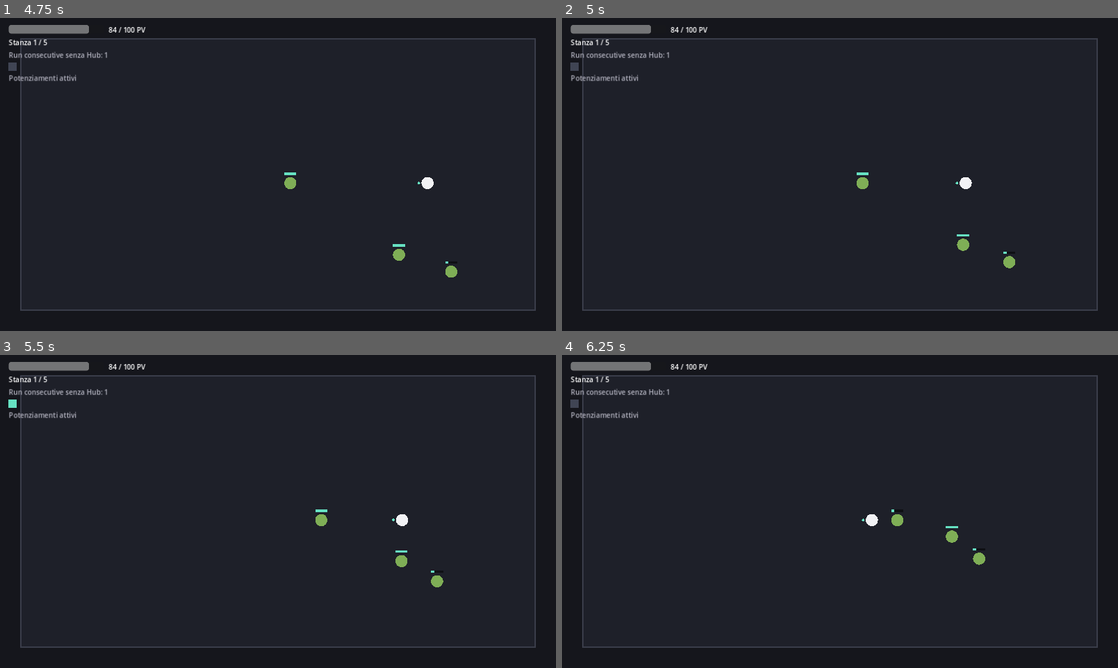
Above: before the commit, frames 1-4 (two rows, left to right).
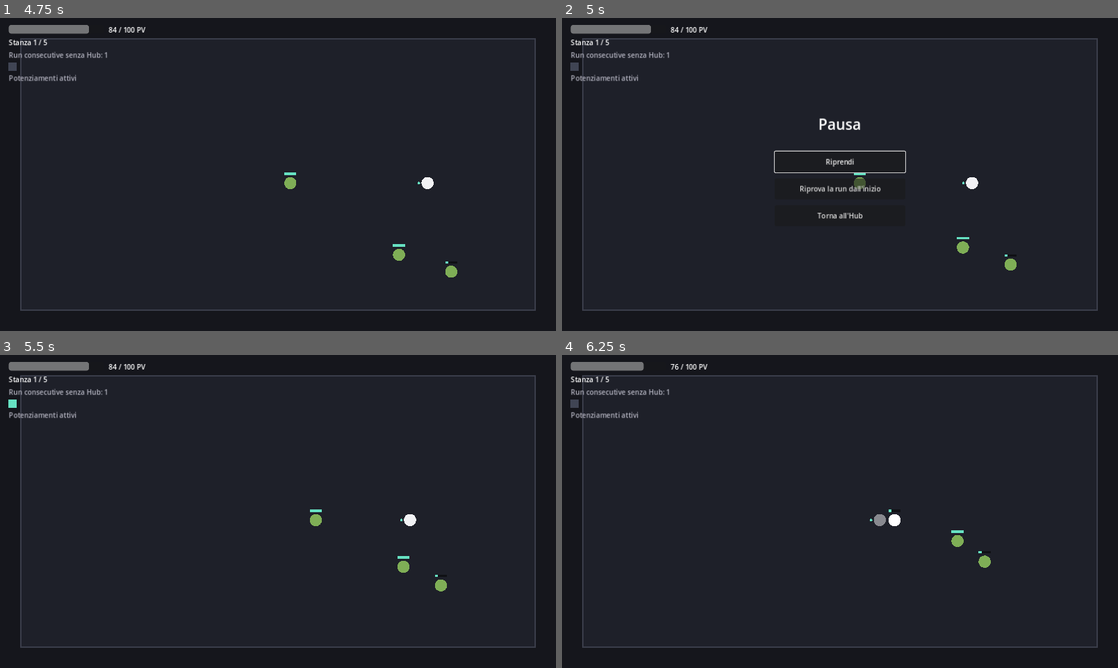
Above: after the commit, the same moments.

Repository: XandredKaze/Scatto
Game: Godot game, scene res://scenes/Main.tscn
Two runs of this game, one before a commit and one after it. Both use one fixed random seed, a clock stepped at 60 frames per second and the inputs below.
Inputs (mouse positions are in pixels of both pictures, inside the frame that each line leads up to):
- Up to frame 1 (4.75 s): click "Inizia Run" at 0.5 s; tap Enter (ui_accept) at 1.25, 1.52, 2.27, 3.77, 4.52 s; move the mouse to (400, 158) at 1.27 s; hold D (move_right) 1.28-2.03 s; tap Space (dash) at 1.35, 2.1, 3.05, 3.8, 4.55 s; click (400, 158) at 1.42 s; move the mouse to (166, 190) at 2.02 s; hold S (move_down) 2.03-2.78 s; move the mouse to (333, 105) at 2.77 s; hold D (move_right) 2.78-3.53 s; tap Shift at 2.85 s; move the mouse to (250, 237) at 3.52 s; hold W (move_up) 3.53-4.28 s; tap G at 3.6 s; click (250, 237) at 3.67 s; move the mouse to (444, 221) at 4.27 s; hold A (move_left) from 4.28 s (still down); tap K at 4.35 s
- Up to frame 2 (5 s): keep holding A (move_left); tap Escape (ui_cancel) at 4.9 s
- Up to frame 3 (5.5 s): release A (move_left) at 5 s; click (278, 498) at 5 s, where only the run after the commit has a clickable "Riprendi"
- Up to frame 4 (6.25 s): move the mouse to (673, 464) at 5.77 s; hold A (move_left) from 5.78 s (still down); tap B at 5.85 s; tap Enter (ui_accept) at 6.02 s; tap Space (dash) at 6.05 s

Frame 1 is identical in both runs. In frame 2, 0.9% of the frame differs, in the area x 38-82%, y 32-81%; in frame 3, 0.4%; in frame 4, 0.5%.

Commit message:
Aggiunge la pausa durante la run con menu navigabile da controller
Nuovo PauseScreen.gd, apribile con Esc o il tasto Start/Opzioni del
controller (nuova azione "pause" in InputSetup.gd) in qualsiasi momento
di gioco attivo, tranne sopra un altro overlay modale già aperto (scelta
potenziamento, fine run, game over). Ferma la simulazione tramite
get_tree().paused, ma il menu stesso usa PROCESS_MODE_ALWAYS per restare
interattivo mentre tutto il resto (giocatore, nemici, boss) si congela.

Offre le tre azioni richieste:
- Riprendi: toglie la pausa esattamente da dove si era.
- Riprova la run dall'inizio: Player.snapshot_stats()/restore_stats()
  catturano lo stato del giocatore all'inizio di ogni run (in
  Run._start_run_common) e lo ripristinano, riportando alla stanza 1
  senza i potenziamenti presi nel frattempo in questo tentativo.
- Torna all'Hub: riusa il percorso già esistente verso l'Hub.

Run._on_hub_pressed() e Main._show_hub() tolgono sempre la pausa in modo
difensivo, cosí nessun percorso di ritorno all'Hub può lasciare l'intero
gioco bloccato in pausa.

Aggiunge test di regressione in SmokeTest.gd per apertura/chiusura della
pausa, il blocco sopra altri overlay, "Torna all'Hub" e "Riprova
dall'inizio". Nello scriverli ho scoperto che i lambda di GDScript
catturano le variabili locali per valore (una riassegnazione diretta al
loro interno non è visibile fuori): non è un problema nel codice di
gioco esistente (dove i lambda leggono o mutano proprietà di oggetti,
mai riassegnano una variabile catturata), ma ha richiesto un Array come
flag nel test stesso.

Diff:
--- a/scripts/Main.gd
+++ b/scripts/Main.gd
@@ -16,6 +16,9 @@
 		_show_hub()
 
 func _show_hub() -> void:
+	# Rete di sicurezza: qualunque cosa abbia lasciato l'albero in pausa
+	# (es. si torna all'Hub dal menu di pausa) non deve congelare l'Hub.
+	get_tree().paused = false
 	_clear_world()
 	var hub := Hub.new()
 	hub.start_run_requested.connect(_on_start_run_requested)
--- a/scripts/core/InputSetup.gd
+++ b/scripts/core/InputSetup.gd
@@ -21,6 +21,7 @@
 	_ensure_dash()
 	_ensure_joypad_button_on_action("ui_accept", JOY_BUTTON_A)
 	_ensure_joypad_button_on_action("ui_cancel", JOY_BUTTON_B)
+	_ensure_pause()
 
 static func _ensure_move_axis(action: String, key1: Key, key2: Key, axis: JoyAxis, axis_value: float, dpad_button: JoyButton) -> void:
 	if InputMap.has_action(action):
@@ -61,6 +62,19 @@
 	joy_btn.button_index = JOY_BUTTON_A
 	InputMap.action_add_event("dash", joy_btn)
 
+static func _ensure_pause() -> void:
+	if InputMap.has_action("pause"):
+		return
+	InputMap.add_action("pause")
+
+	var esc := InputEventKey.new()
+	esc.physical_keycode = KEY_ESCAPE
+	InputMap.action_add_event("pause", esc)
+
+	var start_btn := InputEventJoypadButton.new()
+	start_btn.button_index = JOY_BUTTON_START
+	InputMap.action_add_event("pause", start_btn)
+
 static func _ensure_joypad_button_on_action(action: String, button: JoyButton) -> void:
 	if not InputMap.has_action(action):
 		return
--- a/scripts/entities/Player.gd
+++ b/scripts/entities/Player.gd
@@ -77,6 +77,44 @@
 	hit_iframe_timer = 0.0
 	hit_enemies_this_dash.clear()
 	active_powerups.clear()
+	alive = true
+
+func snapshot_stats() -> Dictionary:
+	return {
+		"speed_mult": speed_mult,
+		"dash_damage_bonus": dash_damage_bonus,
+		"dash_distance_mult": dash_distance_mult,
+		"dash_cooldown_mult": dash_cooldown_mult,
+		"max_dash_charges": max_dash_charges,
+		"extra_iframes": extra_iframes,
+		"has_contrattacco": has_contrattacco,
+		"has_furia": has_furia,
+		"has_shockwave": has_shockwave,
+		"max_hp": max_hp,
+		"hp": hp,
+		"active_powerups": active_powerups.duplicate(),
+	}
+
+func restore_stats(snapshot: Dictionary) -> void:
+	speed_mult = snapshot.speed_mult
+	dash_damage_bonus = snapshot.dash_damage_bonus
+	dash_distance_mult = snapshot.dash_distance_mult
+	dash_cooldown_mult = snapshot.dash_cooldown_mult
+	max_dash_charges = snapshot.max_dash_charges
+	dash_charges = snapshot.max_dash_charges
+	charge_regen_timer = 0.0
+	extra_iframes = snapshot.extra_iframes
+	has_contrattacco = snapshot.has_contrattacco
+	has_furia = snapshot.has_furia
+	has_shockwave = snapshot.has_shockwave
+	max_hp = snapshot.max_hp
+	hp = snapshot.hp
+	active_powerups = snapshot.active_powerups.duplicate()
+	facing = Vector2.UP
+	is_dashing = false
+	dash_timer = 0.0
+	hit_iframe_timer = 0.0
+	hit_enemies_this_dash.clear()
 	alive = true
 
 func dash_cooldown() -> float:
--- a/scripts/screens/Run.gd
+++ b/scripts/screens/Run.gd
@@ -23,6 +23,7 @@
 var room_number := 1
 var streak_run_index := 0
 var room_cleared := false
+var run_start_snapshot: Dictionary = {}
 
 var arena_rect: Rect2
 var exit_position: Vector2
@@ -41,6 +42,7 @@
 var powerup_choice_screen: PowerupChoiceScreen
 var run_complete_screen: RunCompleteScreen
 var game_over_screen: GameOverScreen
+var pause_screen: PauseScreen
 
 func _ready() -> void:
 	rng.randomize()
@@ -92,6 +94,12 @@
 	game_over_screen.hub_pressed.connect(_on_hub_pressed)
 	ui_layer.add_child(game_over_screen)
 
+	pause_screen = PauseScreen.new()
+	pause_screen.run = self
+	pause_screen.hub_pressed.connect(_on_hub_pressed)
+	pause_screen.retry_pressed.connect(_retry_run)
+	ui_layer.add_child(pause_screen)
+
 func _spawn_player() -> void:
 	player = Player.new()
 	player.arena_bounds = arena_rect
@@ -115,6 +123,13 @@
 
 func _start_run_common() -> void:
 	SaveManager.record_run_start()
+	room_number = 1
+	current_boss = null
+	run_start_snapshot = player.snapshot_stats()
+	_generate_room(1)
+
+func _retry_run() -> void:
+	player.restore_stats(run_start_snapshot)
 	room_number = 1
 	current_boss = null
 	_generate_room(1)
@@ -325,6 +340,7 @@
 	_continue_streak()
 
 func _on_hub_pressed() -> void:
+	get_tree().paused = false
 	return_to_hub_requested.emit()
 
 func _clear_container(container: Node) -> void:
--- /dev/null
+++ b/scripts/ui/PauseScreen.gd
@@ -0,0 +1,91 @@
+class_name PauseScreen
+extends Control
+
+# Menu di pausa raggiungibile durante una run con Esc o il tasto Start/
+# Opzioni del controller. Ferma la simulazione di gioco (get_tree().paused)
+# ma resta interattivo grazie a PROCESS_MODE_ALWAYS: senza questo, una
+# volta in pausa nessun nodo (compreso questo menu) riceverebbe più input,
+# e non si potrebbe più uscire dalla pausa.
+#
+# Offre le tre azioni richieste: riprendere la run esattamente da dove
+# era stata messa in pausa, riprovarla dall'inizio (stessa run, stato del
+# giocatore riportato a come era all'inizio di QUESTA run) oppure
+# abbandonarla e tornare all'Hub.
+
+signal hub_pressed
+signal retry_pressed
+
+var run: Node = null
+var resume_btn: Button
+
+func _ready() -> void:
+	process_mode = Node.PROCESS_MODE_ALWAYS
+	set_anchors_preset(Control.PRESET_FULL_RECT)
+	hide()
+
+	var bg := ColorRect.new()
+	bg.color = Color8(10, 11, 15, 255)
+	bg.set_anchors_preset(Control.PRESET_FULL_RECT)
+	add_child(bg)
+
+	var vbox := VBoxContainer.new()
+	vbox.position = Vector2(490, 220)
+	vbox.custom_minimum_size = Vector2(300, 0)
+	vbox.alignment = BoxContainer.ALIGNMENT_CENTER
+	vbox.add_theme_constant_override("separation", 14)
+	add_child(vbox)
+
+	var title := Label.new()
+	title.text = "Pausa"
+	title.horizontal_alignment = HORIZONTAL_ALIGNMENT_CENTER
+	title.custom_minimum_size = Vector2(300, 0)
+	title.add_theme_font_size_override("font_size", 34)
+	vbox.add_child(title)
+
+	var spacer := Control.new()
+	spacer.custom_minimum_size = Vector2(0, 10)
+	vbox.add_child(spacer)
+
+	resume_btn = Button.new()
+	resume_btn.text = "Riprendi"
+	resume_btn.custom_minimum_size = Vector2(280, 48)
+	resume_btn.pressed.connect(_close)
+	vbox.add_child(resume_btn)
+
+	var retry_btn := Button.new()
+	retry_btn.text = "Riprova la run dall'inizio"
+	retry_btn.custom_minimum_size = Vector2(280, 48)
+	retry_btn.pressed.connect(func():
+		_close()
+		retry_pressed.emit()
+	)
+	vbox.add_child(retry_btn)
+
+	var hub_btn := Button.new()
+	hub_btn.text = "Torna all'Hub"
+	hub_btn.custom_minimum_size = Vector2(280, 48)
+	hub_btn.pressed.connect(func():
+		_close()
+		hub_pressed.emit()
+	)
+	vbox.add_child(hub_btn)
+
+func _process(_delta: float) -> void:
+	if Input.is_action_just_pressed("pause"):
+		if visible:
+			_close()
+		else:
+			_open()
+
+func _open() -> void:
+	# Non aprire la pausa sopra un altro overlay modale già attivo
+	# (scelta potenziamento, fine run, game over).
+	if run != null and (run.powerup_choice_screen.visible or run.run_complete_screen.visible or run.game_over_screen.visible):
+		return
+	get_tree().paused = true
+	show()
+	resume_btn.grab_focus()
+
+func _close() -> void:
+	get_tree().paused = false
+	hide()
--- a/tests/SmokeTest.gd
+++ b/tests/SmokeTest.gd
@@ -20,6 +20,7 @@
 	await _test_boss_attack_patterns()
 	await _test_tutorial_screen_has_no_spoilers()
 	await _test_hud_debug_golden_button()
+	await _test_pause_menu()
 
 	SaveManager.reset_all()
 
@@ -185,6 +186,96 @@
 		if found != null:
 			return found
 	return null
+
+func _test_pause_menu() -> void:
+	print("--- Test menu di pausa (riprendi / riprova / torna all'Hub) ---")
+	_assert(_action_has_joypad_button("pause", JOY_BUTTON_START), "l'azione pause non ha un binding per il tasto Start del controller")
+
+	var pause_run := Run.new()
+	add_child(pause_run)
+	pause_run.begin_new_streak()
+
+	_assert(not get_tree().paused, "il gioco non dovrebbe partire in pausa")
+	_assert(not pause_run.pause_screen.visible, "il menu di pausa non dovrebbe essere visibile all'avvio")
+
+	# Apertura: Esc (azione "pause") deve mettere in pausa e mostrare il menu.
+	await _tap_key(KEY_ESCAPE)
+	_assert(get_tree().paused, "Esc non ha messo in pausa il gioco")
+	_assert(pause_run.pause_screen.visible, "Esc non ha mostrato il menu di pausa")
+	_assert(pause_run.pause_screen.resume_btn.has_focus(), "'Riprendi' non ha il focus quando si apre la pausa")
+
+	# Chiusura con lo stesso tasto: deve riprendere.
+	await _tap_key(KEY_ESCAPE)
+	_assert(not get_tree().paused, "Esc non ha tolto la pausa")
+	_assert(not pause_run.pause_screen.visible, "Esc non ha nascosto il menu di pausa")
+
+	# Non deve aprirsi sopra un altro overlay modale già attivo.
+	pause_run.powerup_choice_screen.show()
+	await _tap_key(KEY_ESCAPE)
+	_assert(not get_tree().paused, "la pausa non dovrebbe aprirsi sopra la scelta del potenziamento")
+	pause_run.powerup_choice_screen.hide()
+
+	# "Torna all'Hub": deve togliere la pausa ed emettere return_to_hub_requested.
+	# Un Array (tipo per riferimento) invece di un bool: i lambda di
+	# GDScript catturano le variabili locali per valore, quindi una
+	# riassegnazione diretta dentro al lambda non sarebbe visibile qui.
+	pause_run.pause_screen._open()
+	_assert(get_tree().paused, "setup del test: la pausa dovrebbe essere attiva prima di premere 'Torna all'Hub'")
+	var went_to_hub := [false]
+	pause_run.return_to_hub_requested.connect(func(): went_to_hub[0] = true)
+	pause_run.pause_screen.hub_pressed.emit()
+	_assert(not get_tree().paused, "'Torna all'Hub' dal menu di pausa non ha tolto la pausa")
+	_assert(went_to_hub[0], "'Torna all'Hub' dal menu di pausa non ha emesso return_to_hub_requested")
+
+	pause_run.queue_free()
+	await get_tree().process_frame
+
+	# "Riprova la run dall'inizio": ripristina lo stato del giocatore a
+	# come era all'inizio di questa run e riparte dalla stanza 1.
+	var retry_run := Run.new()
+	add_child(retry_run)
+	retry_run.begin_new_streak()
+	_assert(retry_run.player.dash_damage_bonus == 0.0, "setup del test: il danno da scatto dovrebbe partire da 0")
+
+	_kill_all_room_enemies_of(retry_run)
+	retry_run.player.global_position = retry_run.exit_position
+	retry_run._physics_process(0.016)
+	retry_run._on_powerup_selected("lama_rapida")
+	_assert(retry_run.room_number == 2, "setup del test: dopo la scelta si dovrebbe essere alla stanza 2")
+	_assert(retry_run.player.dash_damage_bonus == 6.0, "setup del test: 'Lama Rapida' dovrebbe dare +6 danno da scatto")
+
+	retry_run.pause_screen.retry_pressed.emit()
+	_assert(retry_run.room_number == 1, "'Riprova la run dall'inizio' non ha riportato alla stanza 1")
+	_assert(retry_run.player.dash_damage_bonus == 0.0, "'Riprova la run dall'inizio' non ha ripristinato le statistiche del giocatore")
+	_assert(retry_run.player.active_powerups.is_empty(), "'Riprova la run dall'inizio' non ha svuotato i potenziamenti attivi")
+
+	print("Menu di pausa: OK")
+	retry_run.queue_free()
+	await get_tree().process_frame
+
+func _kill_all_room_enemies_of(target_run: Run) -> void:
+	for e in target_run.enemy_container.get_children():
+		if e.alive:
+			e.take_damage(99999.0)
+			target_run._on_enemy_defeated(e)
+
+func _tap_key(keycode: Key) -> void:
+	var down := InputEventKey.new()
+	down.physical_keycode = keycode
+	down.pressed = true
+	Input.parse_input_event(down)
+	# parse_input_event accoda l'evento al prossimo ciclo del motore:
+	# un paio di frame reali bastano perché PauseScreen._process() lo
+	# veda come "appena premuto" (comportamento già osservato per le
+	# altre azioni testate in questo file).
+	await get_tree().process_frame
+	await get_tree().process_frame
+
+	var up := InputEventKey.new()
+	up.physical_keycode = keycode
+	up.pressed = false
+	Input.parse_input_event(up)
+	await get_tree().process_frame
 
 func _test_controller_menu_navigation() -> void:
 	print("--- Test navigazione menu da controller (Hub + scelta potenziamenti) ---")
Not shown, changed: README.md
